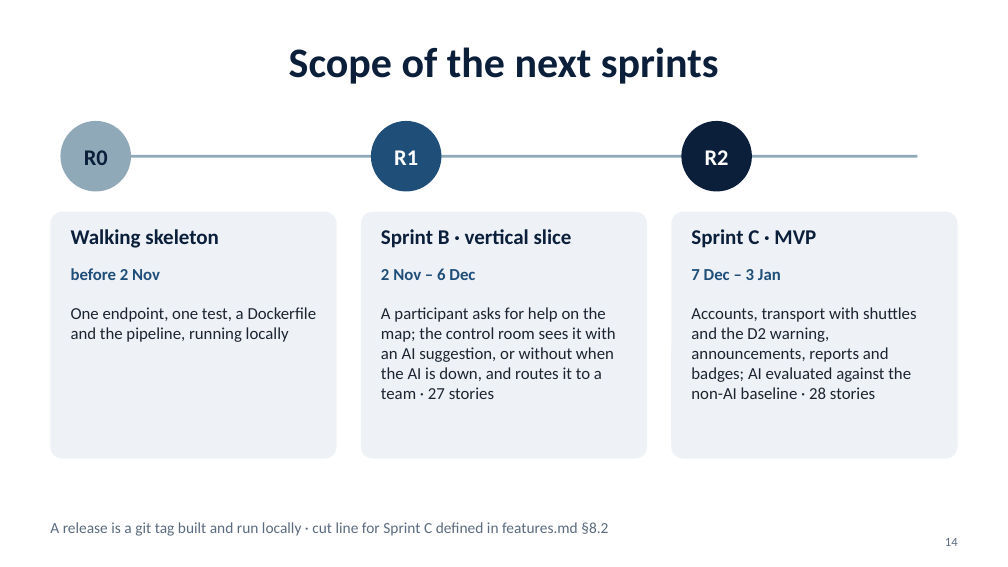
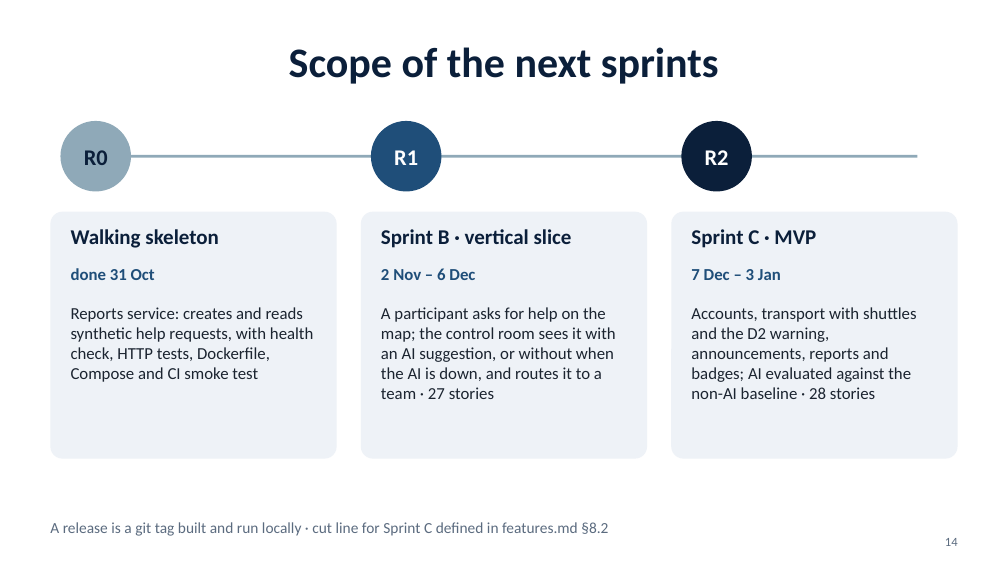
Before and after one commit to tomasoliveira21/LABDSOF, a slide deck: slide 14 of Docs/Presentation/Farol_Sprint_A_Presentation.pptx. Drawn at 1008x567 pixels with LibreOffice and Linux fonts; fonts in the diff are those of the drawing. Boxes give left, top, right and bottom in pixels: in the first picture for what was removed or moved away, otherwise in the second. Text is boxed around its words. In the diff, an @@ line names an element or a change of style, - is before the commit and + after.

```diff
--- a/Docs/Presentation/Farol_Sprint_A_Presentation.pptx
+++ b/Docs/Presentation/Farol_Sprint_A_Presentation.pptx
@@ text at (71, 268, 155, 280): text changed @@
-before 2 Nov
+done 31 Oct
@@ text at (71, 307, 313, 382): text changed @@
-One endpoint, one test, a Dockerfile and the pipeline, running locally
+Reports service: creates and reads synthetic help requests, with health check, HTTP tests, Dockerfile, Compose and CI smoke test
```
Also in this commit, not shown: 3 other slides changed, 1 other file.
